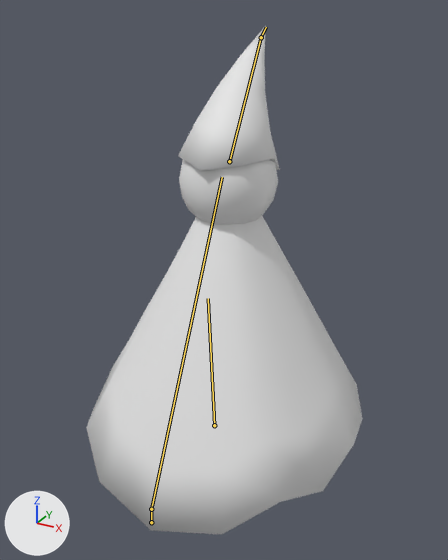
An edit to the FBX model Assets/Meshes/Enemies/Enemy_Ghostly.fbx, drawn before and after from the same camera.
Before and after are seen from a 50 mm camera at (1.002, -1.852, 1.675) aimed at (-0.018, 0.002, 0.748). Every picture has the same lights, and +X, +Y and +Z are marked at lower left. Both versions are drawn at frame 1 of the action 'Ghostly-Armature|müll.001'; the numbers are the values there. The bones that change are drawn over the model as lines.

In view in the first picture: 'Enemy_Ghostly'.
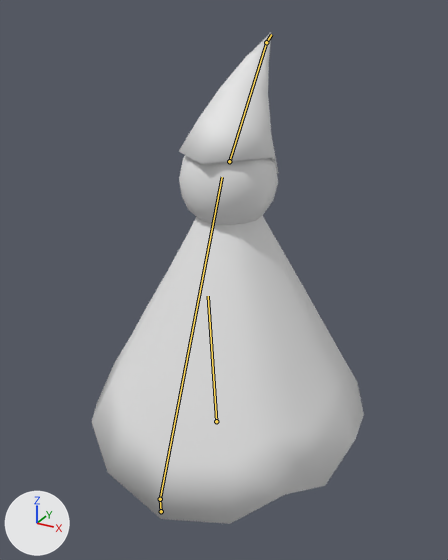
The change, as a list of edits to the scene's bpy script:
```text
Change bone_ctr_capebase:
    where bone_ctr_capebase = bpy.data.objects['Ghostly-Armature'].pose.bones['CTR_CapeBase']  # child of 'CTR_Root'
    bone_ctr_capebase.location: (0.0, 0.016, 0.045) -> (0.0, 0.026, 0.03)
    bone_ctr_capebase.rotation_quaternion: (0.999, 0.035, 0.0, 0.0) -> (0.999, 0.047, 0.0, 0.0)  # degrees (4, 0, 0) -> degrees (5, 0, 0)
Change bone_ctr_capefrontbase:
    where bone_ctr_capefrontbase = bpy.data.objects['Ghostly-Armature'].pose.bones['CTR_CapeFrontBase']  # child of 'CTR_CapeBase'
    bone_ctr_capefrontbase.location: (0.0, 0.101, -0.12) -> (0.0, 0.118, -0.157)
    bone_ctr_capefrontbase.rotation_quaternion: (0.982, 0.187, 0.0, 0.0) -> (0.976, 0.219, 0.0, 0.0)  # degrees (22, 0, 0) -> degrees (25, 0, 0)
Change bone_def_capefront:
    where bone_def_capefront = bpy.data.objects['Ghostly-Armature'].pose.bones['DEF_CapeFront']  # child of 'CTR_CapeFrontBase'
    bone_def_capefront.rotation_quaternion: (0.982, -0.188, 0.0, 0.0) -> (0.978, -0.21, 0.0, 0.0)  # degrees (-22, 0, 0) -> degrees (-24, 0, 0)
    bone_def_capefront.scale: (1.02, 0.96, 1.02) -> (1.03, 0.95, 1.03)
Change bone_def_hat:
    where bone_def_hat = bpy.data.objects['Ghostly-Armature'].pose.bones['DEF_Hat']  # child of 'CTR_HatBase'
    bone_def_hat.rotation_quaternion: (0.994, -0.107, 0.0, 0.0) -> (0.987, -0.159, 0.0, 0.0)  # degrees (-12, 0, 0) -> degrees (-18, 0, 0)
    bone_def_hat.scale: (1.01, 0.97, 1.01) -> (1.0, 0.99, 1.0)
Change bone_ctr_hattip:
    where bone_ctr_hattip = bpy.data.objects['Ghostly-Armature'].pose.bones['CTR_HatTip']  # child of 'CTR_Root'
    bone_ctr_hattip.location: (0.0, 0.011, -0.103) -> (0.0, 0.016, -0.151)
    bone_ctr_hattip.rotation_quaternion: (0.982, -0.187, 0.0, 0.0) -> (0.963, -0.271, 0.0, 0.0)  # degrees (-22, 0, 0) -> degrees (-31, 0, 0)
```

Boxes [x1, y1, x2, y2] around the edits, measured in the pictures (448 x 560 px):
'Enemy_Ghostly', posed
    before: [86, 26, 363, 534]
    after: [92, 32, 364, 524]
bone 'CTR_CapeBase', root to tip
    before: (214, 425) to (208, 298)
    after: (216, 421) to (208, 296)
bone 'CTR_CapeFrontBase', root to tip
    before: (151, 522) to (151, 509)
    after: (161, 511) to (160, 499)
bone 'DEF_CapeFront', root to tip
    before: (151, 509) to (222, 177)
    after: (160, 499) to (222, 177)
bone 'DEF_Hat', root to tip
    before: (229, 161) to (261, 37)
    after: (229, 161) to (266, 42)
bone 'CTR_HatTip', root to tip
    before: (261, 37) to (266, 27)
    after: (266, 42) to (271, 34)
